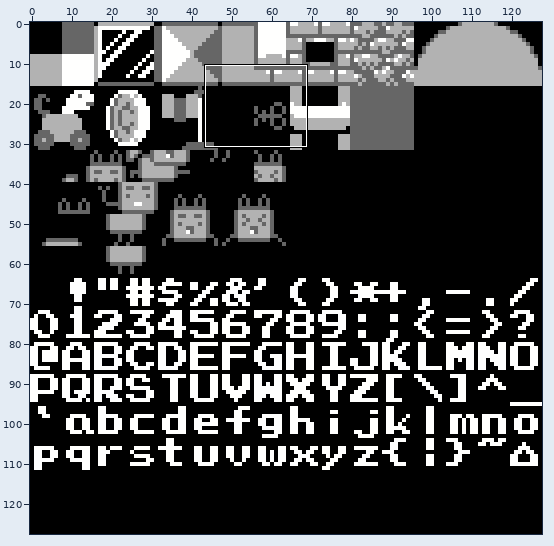
Two versions of one sprite sheet, examples/LuciYFer/bg.png. Above: a wide view before the commit, with the close-up outlined.
Close-up. Before the commit:
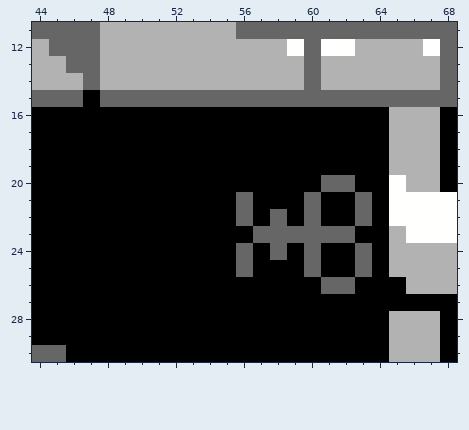
The file is 128x128 pixels. Colours within 5 levels of each other are drawn and written as one. Shown: x 44..68, y 11..30. The commit also changed other parts of the picture, which this record leaves out.
The result:
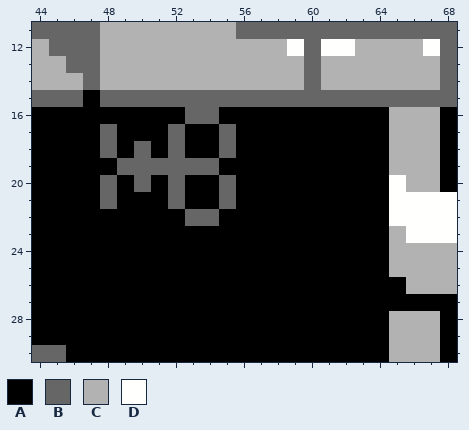
Palette (. is transparent): A #000000  B #666666  C #b2b2b2  D #fffffe
From old to new:
@@ x 44..68 @@
 15 BBBABBBBBBBBBBBBBBBBBBBBB
-16 AAAAAAAAAAAAAAAAAAAAACCCA
-17 AAAAAAAAAAAAAAAAAAAAACCCA
-18 AAAAAAAAAAAAAAAAAAAAACCCA
-19 AAAAAAAAAAAAAAAAAAAAACCCA
-20 AAAAAAAAAAAAAAAAABBAADCCA
-21 AAAAAAAAAAAABAAABAABADDDD
-22 AAAAAAAAAAAABABABAABADDDD
-23 AAAAAAAAAAAAABBBBBBAACDDD
-24 AAAAAAAAAAAABABABAABACCCC
-25 AAAAAAAAAAAABAAABAABACCCC
-26 AAAAAAAAAAAAAAAAABBAAACCC
+16 AAAAAAAAABBAAAAAAAAAACCCA
+17 AAAABAAABAABAAAAAAAAACCCA
+18 AAAABABABAABAAAAAAAAACCCA
+19 AAAAABBBBBBAAAAAAAAAACCCA
+20 AAAABABABAABAAAAAAAAADCCA
+21 AAAABAAABAABAAAAAAAAADDDD
+22 AAAAAAAAABBAAAAAAAAAADDDD
+23 AAAAAAAAAAAAAAAAAAAAACDDD
+24 AAAAAAAAAAAAAAAAAAAAACCCC
+25 AAAAAAAAAAAAAAAAAAAAACCCC
+26 AAAAAAAAAAAAAAAAAAAAAACCC
 27 AAAAAAAAAAAAAAAAAAAAAAAAA
